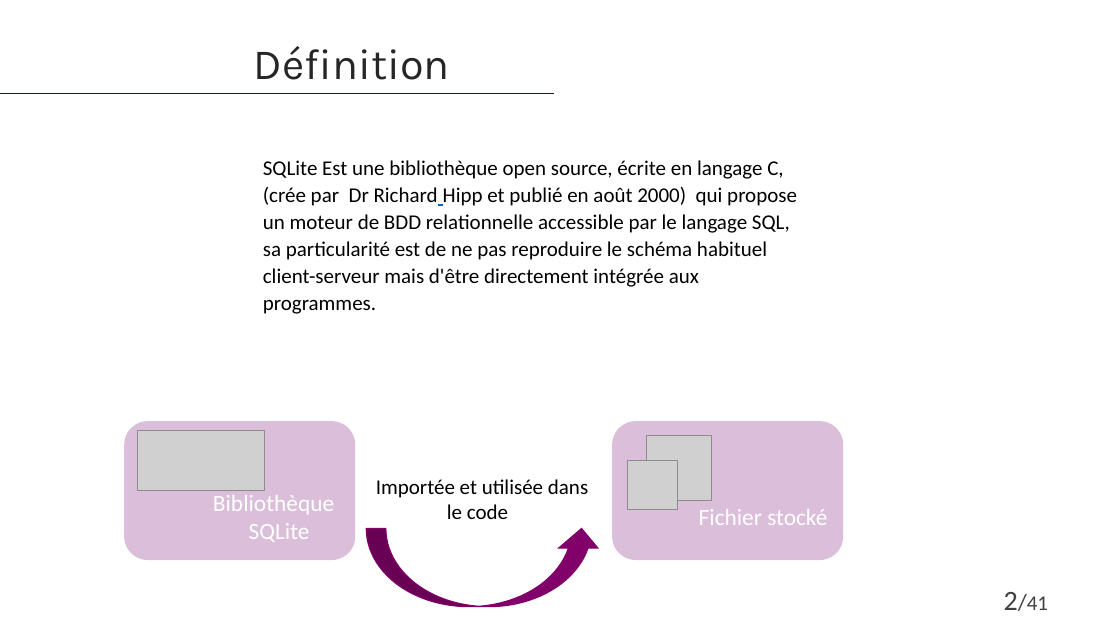
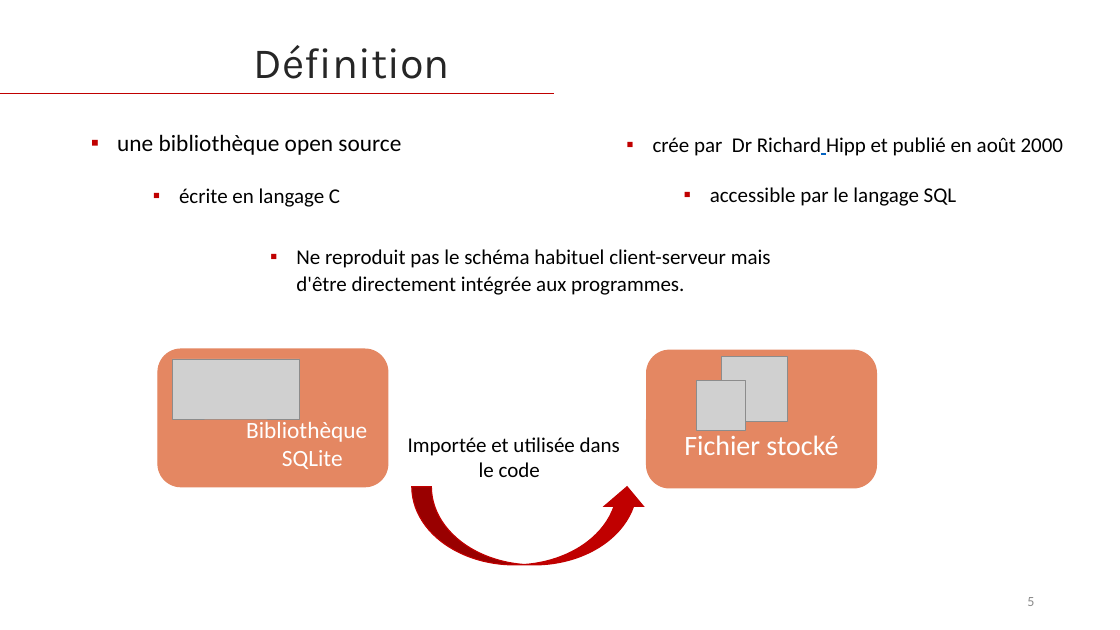
Before and after one commit to HouariZegai/academic-projects, a slide deck: slide 5 of Architecture SGBD/Project/presentation/Presentation-projet-SQLite.pptx. Drawn at 1120x630 pixels with LibreOffice and Linux fonts; fonts in the diff are those of the drawing; grey boxes stand for pictures. Boxes give left, top, right and bottom in pixels: in the first picture for what was removed or moved away, otherwise in the second. Text is boxed around its words. In the diff, an @@ line names an element or a change of style, - is before the commit and + after.

```diff
--- a/Architecture SGBD/Project/presentation/Presentation-projet-SQLite.pptx
+++ b/Architecture SGBD/Project/presentation/Presentation-projet-SQLite.pptx
@@ line (0, 94) - (555, 94): stroke #4B003C 1 pt to #C00000 1 pt @@
@@ text added at bbox=[117, 134, 401, 155], 20 pt, text #000000 @@
+▪ une bibliothèque open source
@@ text added at bbox=[653, 137, 1064, 156], 18 pt, text #000000 @@
+▪ crée par Dr Richard Hipp et publié en août 2000
@@ text added at bbox=[179, 188, 340, 207], 18 pt, text #000000 @@
+▪ écrite en langage C
@@ text added at bbox=[710, 187, 957, 206], 18 pt, text #000000 @@
+▪ accessible par le langage SQL
@@ text at bbox=[296, 249, 771, 295]: text changed @@
-SQLite Est une bibliothèque open source, écrite en langage C, (crée par Dr Richard Hipp et publié en août 2000) qui propose un moteur de BDD relationnelle accessible par le langage SQL, sa particularité est de ne pas reproduire le schéma habituel client-serveur mais d'être directement intégrée aux programmes.
+▪ Ne reproduit pas le schéma habituel client-serveur mais d'être directement intégrée aux programmes.
@@ 2 rounded rectangles, 1 picture: place and size @@
-2 rounded rectangles, 1 picture at bbox=[125, 422, 844, 560]
+2 rounded rectangles, 1 picture at bbox=[158, 350, 877, 488]
@@ rounded rectangle "Bibliothèque" at bbox=[158, 350, 388, 487]: fill #DBBFDA to #E48762; outline #DBBFDA 1 pt to #E48762 1 pt @@
@@ rounded rectangle "Fichier stocké" at bbox=[647, 350, 877, 488]: size 20 to 24 pt; alignment right to centre; fill #DBBFDA to #E48762; outline #DBBFDA 1 pt to #E48762 1 pt @@
@@ picture: place and size @@
-picture at bbox=[646, 435, 712, 501]
+picture at bbox=[722, 356, 787, 422]
@@ picture: place and size @@
-picture at bbox=[628, 460, 677, 510]
+picture at bbox=[697, 381, 746, 430]
@@ text "Importée et utilisée dans": place and size @@
-text "Importée et utilisée dans" at bbox=[376, 479, 588, 519]
+text "Importée et utilisée dans" at bbox=[408, 437, 620, 477]
@@ curved up arrow: place and size @@
-curved up arrow at bbox=[366, 528, 602, 607]
+curved up arrow at bbox=[412, 486, 647, 565]
@@ curved up arrow at bbox=[412, 486, 647, 565]: fill #820069 to #C00000; outline #820069 1 pt to #C00000 1 pt @@
@@ text removed at bbox=[1004, 592, 1048, 610] @@
-2/41
@@ page number added at bbox=[1027, 597, 1034, 606], 12 pt, text #8C8C8C @@
+5
```
Also in this commit, not shown: 10 other slides changed, 45 slides added, 2 slides removed, 23 other files.
